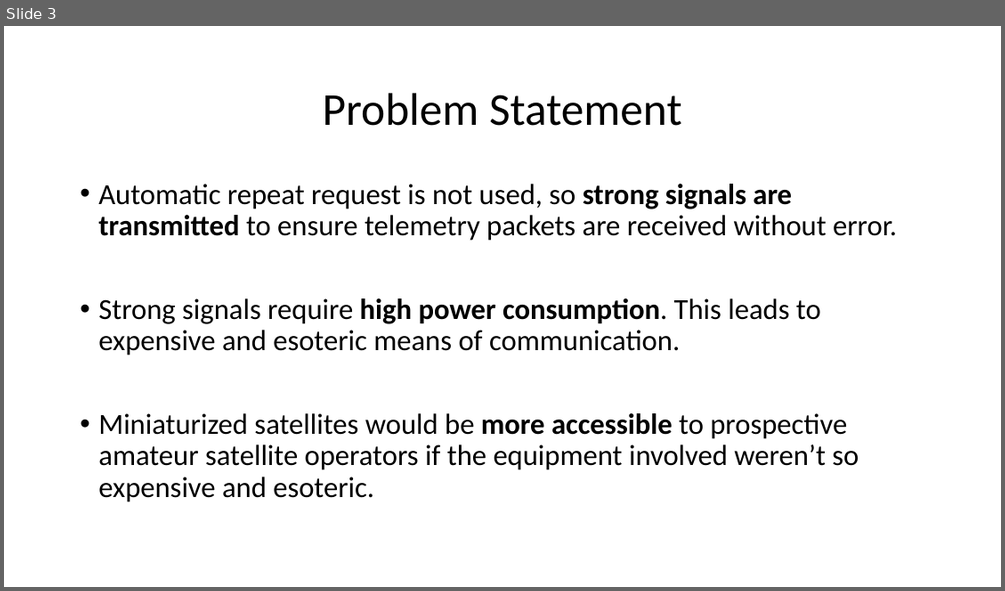
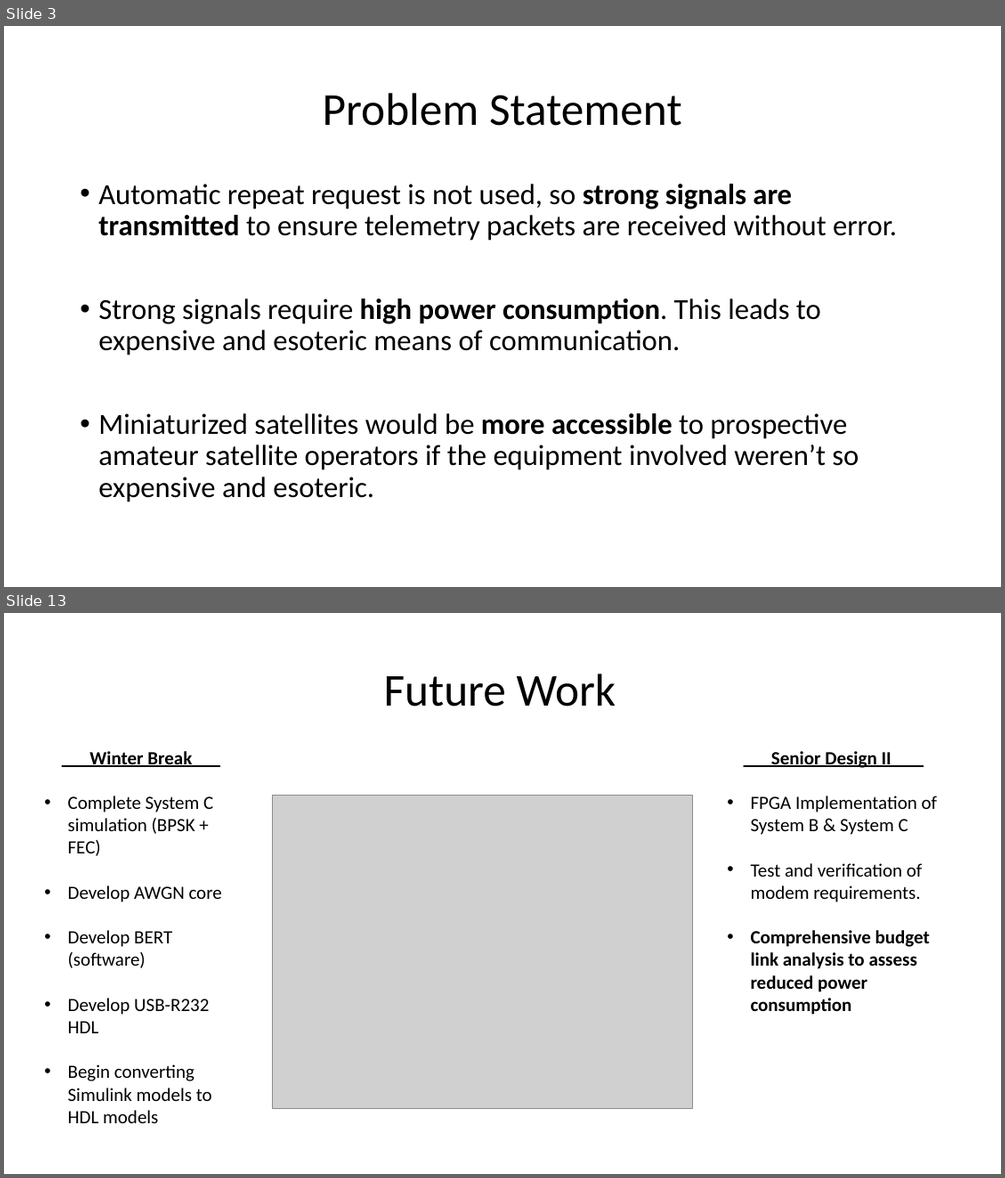
Before and after one commit to RadioInnovators/SD, a slide deck: Presentations/SD1/SD1_presentation.pptx. Shown one above the other, each under a label of ours: slide 3 before the commit, slides 3 and 13 after it; the slides between them are not shown. The pictures are 1005x591 and 1005x1178 pixels, drawn with LibreOffice and Linux fonts; fonts in the diff are those of the drawing; grey boxes stand for pictures. Boxes give left, top, right and bottom in pixels: in the first picture for what was removed or moved away, otherwise in the second. Text is boxed around its words. In the diff, an @@ line names an element or a change of style, - is before the commit and + after.

```diff
--- a/Presentations/SD1/SD1_presentation.pptx
+++ b/Presentations/SD1/SD1_presentation.pptx
@@ slide 13 added at bbox=[4, 613, 1001, 1174], background #FFFFFF @@
@@ text added at bbox=[384, 674, 616, 706], 44 pt, text #000000 @@
+Future Work
@@ text added at bbox=[62, 751, 222, 1123], 18 pt, text #000000 @@
+___Winter Break___
+• Complete System C simulation (BPSK + FEC)
+• Develop AWGN core
+• Develop BERT (software)
+• Develop USB-R232 HDL
+• Begin converting Simulink models to HDL models
@@ text added at bbox=[744, 751, 937, 1014], 18 pt, text #000000, bold @@
+___Senior Design II ___
+• FPGA Implementation of System B & System C
+• Test and verification of modem requirements.
+• Comprehensive budget link analysis to assess reduced power consumption
@@ picture added at bbox=[273, 795, 693, 1109] @@
```
Also in this commit, not shown: 4 slides changed, 8 other slides added, 1 slide removed, 2 other files.
